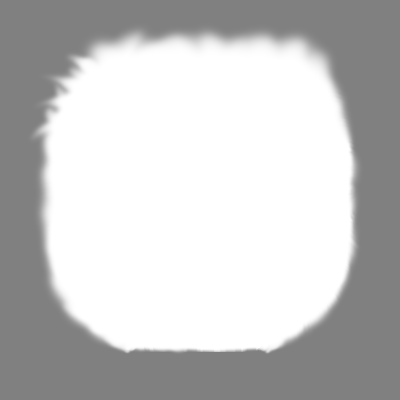
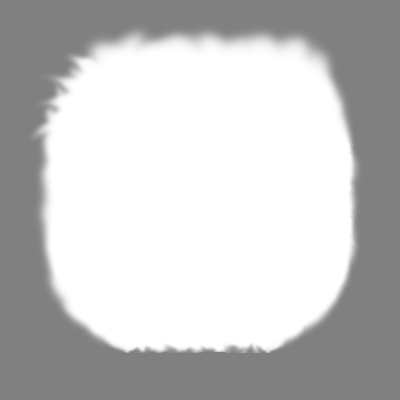
Layer changes from the first 400 × 400 image to the second:
added layer "Final copy" above "Final" over left=132, top=342, right=265, bottom=353
hid "Final" over left=125, top=342, right=270, bottom=354
